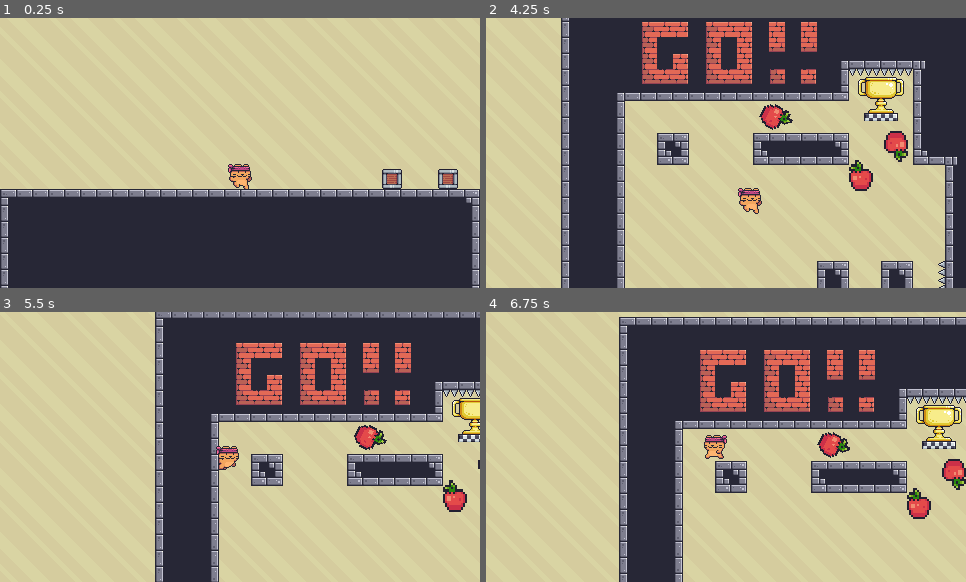
Above: before the commit, frames 1-4 (two rows, left to right).
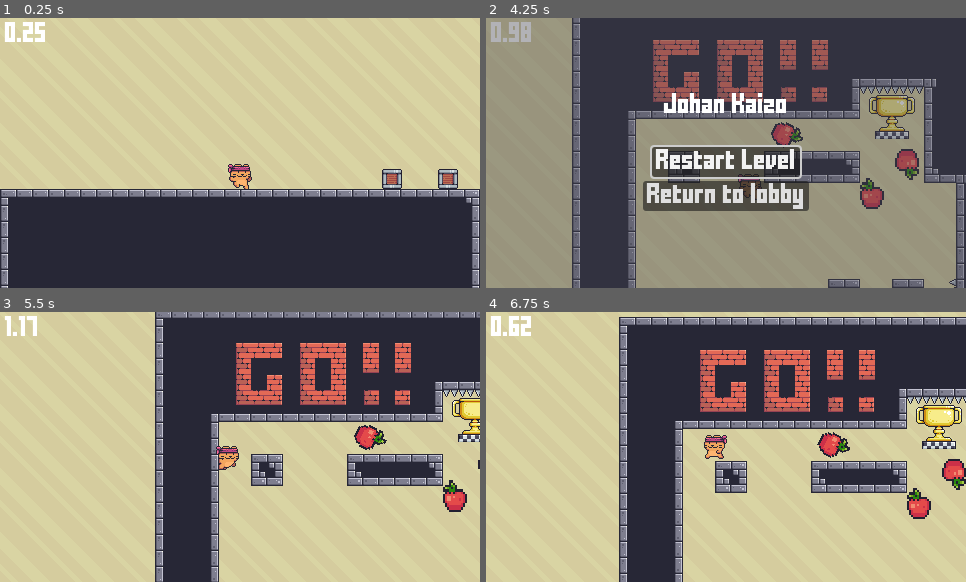
Above: after the commit, the same moments.

Repository: SnowyPeax/Community_Project_1_Johan
Game: Godot game, scene res://core/scenes/lobby.tscn
The game is run twice, just before and just after one commit, with the same random seed, the same clock (stepped at 60 frames per second) and the same inputs.
Inputs (mouse positions are in pixels of both pictures, inside the frame that each line leads up to):
- Up to frame 1 (0.25 s): no input
- Up to frame 2 (4.25 s): tap Enter (interact) at 0.5, 0.6, 1.35, 2.1, 2.85, 3.6 s; hold D (right) 0.53-2.03 s; tap Space (jump) at 0.77, 1.52, 3.02, 3.77 s; hold A (left) 2.03-2.78 s; hold D (right) from 2.78 s (still down); tap Escape (pause, bound only after the commit) at 4.15 s
- Up to frame 3 (5.5 s): release D (right) at 4.25 s; click (240, 455) at 4.25 s, where only the run after the commit has a clickable "Restart Level"; hold A (left) from 5.03 s (still down); tap Enter (interact) at 5.1 s; tap Space (jump) at 5.27 s
- Up to frame 4 (6.75 s): release A (left) at 5.78 s; hold D (right) 5.78-6.53 s; tap Enter (interact) at 5.85, 6.6 s; hold A (left) from 6.53 s (still down)

The runs differ from the first frame. In frame 1, 0.4% of the frame differs, in the area x 1-10%, y 1-9%; in frame 2, 77%, in the area x 0-100%, y 0-100%; in frame 3, 0.2%; in frame 4, 0.4%.

Commit message:
Added pause screen and visible timer
Also made timer stop when goal is hit

Diff:
--- a/core/gui/default_end_screen.gd
+++ b/core/gui/default_end_screen.gd
@@ -4,10 +4,14 @@
 
 func _ready():
 	$CenterContainer/VBoxContainer/LevelNameLabel.text = get_tree().current_scene.name
-	$CenterContainer/VBoxContainer/TimeLabel.text = "in " + str(round(Levelmanager.time_elapsed)) + " seconds!"
-
+	$CenterContainer/VBoxContainer/TimeLabel.text = "in " + str(Levelmanager.get_time_elapsed()) + " seconds!"
 
 
 func _on_button_pressed():
-	get_tree().change_scene_to_file("res://core/scenes/lobby.tscn")
+	Levelmanager.go_to_lobby()
 	queue_free()
+
+
+func _on_button_2_pressed():
+	Levelmanager.reload_scene()
+	queue_free()
--- a/core/gui/default_end_screen.tscn
+++ b/core/gui/default_end_screen.tscn
@@ -4,7 +4,7 @@
 
 [sub_resource type="Animation" id="Animation_n7tdw"]
 resource_name = "fade_in"
-length = 2.0
+length = 4.0
 tracks/0/type = "value"
 tracks/0/imported = false
 tracks/0/enabled = true
@@ -29,6 +29,20 @@
 "update": 0,
 "values": [Color(1, 1, 1, 0), Color(1, 1, 1, 0), Color(1, 1, 1, 1)]
 }
+tracks/2/type = "method"
+tracks/2/imported = false
+tracks/2/enabled = true
+tracks/2/path = NodePath("CenterContainer/VBoxContainer/Button2")
+tracks/2/interp = 1
+tracks/2/loop_wrap = true
+tracks/2/keys = {
+"times": PackedFloat32Array(4),
+"transitions": PackedFloat32Array(1),
+"values": [{
+"args": [],
+"method": &"grab_focus"
+}]
+}
 
 [sub_resource type="AnimationLibrary" id="AnimationLibrary_nmm7k"]
 _data = {
@@ -36,15 +50,18 @@
 }
 
 [node name="default_end_screen" type="CanvasLayer"]
+layer = 2
 script = ExtResource("1_i3m1c")
 
 [node name="ColorRect" type="ColorRect" parent="."]
+self_modulate = Color(1, 1, 1, 0)
 custom_minimum_size = Vector2(480, 270)
 offset_right = 40.0
 offset_bottom = 40.0
 color = Color(0.262745, 0.262745, 0.309804, 0.411765)
 
 [node name="CenterContainer" type="CenterContainer" parent="."]
+modulate = Color(1, 1, 1, 0)
 custom_minimum_size = Vector2(480, 270)
 offset_right = 40.0
 offset_bottom = 40.0
@@ -76,6 +93,11 @@
 layout_mode = 2
 horizontal_alignment = 1
 
+[node name="Button2" type="Button" parent="CenterContainer/VBoxContainer"]
+layout_mode = 2
+size_flags_horizontal = 4
+text = "Retry level"
+
 [node name="Button" type="Button" parent="CenterContainer/VBoxContainer"]
 layout_mode = 2
 size_flags_horizontal = 4
@@ -87,4 +109,5 @@
 "": SubResource("AnimationLibrary_nmm7k")
 }
 
+[connection signal="pressed" from="CenterContainer/VBoxContainer/Button2" to="." method="_on_button_2_pressed"]
 [connection signal="pressed" from="CenterContainer/VBoxContainer/Button" to="." method="_on_button_pressed"]
--- /dev/null
+++ b/core/gui/overlay.gd
@@ -0,0 +1,8 @@
+extends CanvasLayer
+
+
+func _process(delta):
+	if Levelmanager.time_elapsed > 0:
+		$Label.text = str(Levelmanager.get_time_elapsed())
+	else:
+		$Label.text = ""
--- /dev/null
+++ b/core/gui/overlay.tscn
@@ -0,0 +1,13 @@
+[gd_scene load_steps=2 format=3 uid="uid://djfumufr3hun3"]
+
+[ext_resource type="Script" path="res://core/gui/overlay.gd" id="1_lm0g0"]
+
+[node name="Overlay" type="CanvasLayer"]
+script = ExtResource("1_lm0g0")
+
+[node name="Label" type="Label" parent="."]
+offset_left = 5.0
+offset_top = 6.0
+offset_right = 97.0
+offset_bottom = 31.0
+text = "time"
--- /dev/null
+++ b/core/gui/pause_screen.gd
@@ -0,0 +1,26 @@
+extends CanvasLayer
+
+
+# Called when the node enters the scene tree for the first time.
+func _ready():
+	$CenterContainer/VBoxContainer/LevelNameLabel.text = get_tree().current_scene.name
+	$CenterContainer/VBoxContainer/Button2.grab_focus()
+	get_tree().paused = true
+
+
+
+func _on_button_pressed():
+	Levelmanager.go_to_lobby()
+	get_tree().paused = false
+	queue_free()
+
+
+func _on_button_2_pressed():
+	Levelmanager.reload_scene()
+	get_tree().paused = false
+	queue_free()
+
+func _input(event):
+	if event.is_action_pressed("pause") and Levelmanager.is_paused:
+		get_tree().paused = false
+		queue_free()
--- /dev/null
+++ b/core/gui/pause_screen.tscn
@@ -0,0 +1,44 @@
+[gd_scene load_steps=2 format=3 uid="uid://fwruj0v5dudu"]
+
+[ext_resource type="Script" path="res://core/gui/pause_screen.gd" id="1_wsjlv"]
+
+[node name="Pause screen" type="CanvasLayer"]
+process_mode = 3
+layer = 3
+script = ExtResource("1_wsjlv")
+
+[node name="ColorRect" type="ColorRect" parent="."]
+custom_minimum_size = Vector2(480, 270)
+offset_right = 40.0
+offset_bottom = 40.0
+color = Color(0.262745, 0.262745, 0.309804, 0.411765)
+
+[node name="CenterContainer" type="CenterContainer" parent="."]
+custom_minimum_size = Vector2(480, 270)
+offset_right = 40.0
+offset_bottom = 40.0
+
+[node name="VBoxContainer" type="VBoxContainer" parent="CenterContainer"]
+layout_mode = 2
+
+[node name="LevelNameLabel" type="Label" parent="CenterContainer/VBoxContainer"]
+layout_mode = 2
+text = "LEVELNAME"
+horizontal_alignment = 1
+
+[node name="TimeLabel2" type="Label" parent="CenterContainer/VBoxContainer"]
+layout_mode = 2
+horizontal_alignment = 1
+
+[node name="Button2" type="Button" parent="CenterContainer/VBoxContainer"]
+layout_mode = 2
+size_flags_horizontal = 4
+text = "Restart Level"
+
+[node name="Button" type="Button" parent="CenterContainer/VBoxContainer"]
+layout_mode = 2
+size_flags_horizontal = 4
+text = "Return to lobby"
+
+[connection signal="pressed" from="CenterContainer/VBoxContainer/Button2" to="." method="_on_button_2_pressed"]
+[connection signal="pressed" from="CenterContainer/VBoxContainer/Button" to="." method="_on_button_pressed"]
--- a/core/player/player_controller.gd
+++ b/core/player/player_controller.gd
@@ -38,10 +38,11 @@
 	velocity.y += gravity * delta
 
 func die():
-	get_tree().reload_current_scene()
+	print("Player died!")
+	Levelmanager.reload_scene()
 	Levelmanager.time_elapsed = 0
 
-func _input(event):
+func _input(_event):
 	dir = Input.get_vector("left", "right", "up", "down")
 	dir = Vector2(round(dir.x), round(dir.y))
 
--- a/core/player/states/jump.gd
+++ b/core/player/states/jump.gd
@@ -34,6 +34,5 @@
 		player.velocity.y += player.gravity * delta * 1.3
 
 	if player.dir.x:
-		print(player.dir)
 		player.flip_h(player.dir.x < 0)
 	player.velocity.x += player.aerial_speed * player.dir.x * delta
--- a/core/scenes/base_level.gd
+++ b/core/scenes/base_level.gd
@@ -1,3 +1,6 @@
 extends Node2D
 
 class_name BaseLevel
+
+func _ready():
+	Levelmanager.start_time()
--- a/core/singletons/levelmanager.gd
+++ b/core/singletons/levelmanager.gd
@@ -1,16 +1,50 @@
 extends Node
 
-var home_scene : PackedScene = preload("res://core/scenes/test_scene.tscn")
+var home_scene : PackedScene = preload("res://core/scenes/lobby.tscn")
+
+var pause_scene = preload("res://core/gui/pause_screen.tscn")
+var is_paused = false
+
+var overlay = preload("res://core/gui/overlay.tscn")
 
 var time_elapsed = 0
+var is_timing = false
+
+func _ready():
+	get_tree().get_root().add_child.call_deferred(overlay.instantiate())
+
 
 func _process(delta):
-	time_elapsed += delta
+	if is_timing:
+		time_elapsed += delta
 
 func change_scene(scene : PackedScene):
 	get_tree().change_scene_to_packed(scene)
-	time_elapsed = 0
+
+func go_to_lobby():
+	get_tree().change_scene_to_packed(home_scene)
+
+func reload_scene():
+	get_tree().reload_current_scene()
 
 func display_default_end_screen():
 	var end_screen = load("res://core/gui/default_end_screen.tscn").instantiate()
 	get_tree().get_root().add_child(end_screen)
+
+func _input(event):
+	if event.is_action_pressed("pause"):
+		if !is_paused:
+			get_tree().get_root().add_child(pause_scene.instantiate())
+			is_paused = true
+		else:
+			is_paused = false
+
+func get_time_elapsed():
+	return round(time_elapsed * 100) / 100
+
+func start_time():
+	is_timing = true
+	time_elapsed = 0
+
+func stop_time():
+	is_timing = false
--- a/core/terrain/interactable/goal.gd
+++ b/core/terrain/interactable/goal.gd
@@ -5,6 +5,7 @@
 func _on_body_entered(body):
 	if body.name == "Player":
 		$AnimatedSprite2D.play("pressed")
+		Levelmanager.stop_time()
 
 
 func _on_animated_sprite_2d_animation_finished():
--- a/project.godot
+++ b/project.godot
@@ -32,6 +32,38 @@
 
 [input]
 
+ui_left={
+"deadzone": 0.5,
+"events": [Object(InputEventKey,"resource_local_to_scene":false,"resource_name":"","device":0,"window_id":0,"alt_pressed":false,"shift_pressed":false,"ctrl_pressed":false,"meta_pressed":false,"pressed":false,"keycode":4194319,"physical_keycode":0,"key_label":0,"unicode":0,"echo":false,"script":null)
+, Object(InputEventJoypadButton,"resource_local_to_scene":false,"resource_name":"","device":0,"button_index":13,"pressure":0.0,"pressed":false,"script":null)
+, Object(InputEventJoypadMotion,"resource_local_to_scene":false,"resource_name":"","device":0,"axis":0,"axis_value":-1.0,"script":null)
+, Object(InputEventKey,"resource_local_to_scene":false,"resource_name":"","device":-1,"window_id":0,"alt_pressed":false,"shift_pressed":false,"ctrl_pressed":false,"meta_pressed":false,"pressed":false,"keycode":0,"physical_keycode":65,"key_label":0,"unicode":97,"echo":false,"script":null)
+]
+}
+ui_right={
+"deadzone": 0.5,
+"events": [Object(InputEventKey,"resource_local_to_scene":false,"resource_name":"","device":0,"window_id":0,"alt_pressed":false,"shift_pressed":false,"ctrl_pressed":false,"meta_pressed":false,"pressed":false,"keycode":4194321,"physical_keycode":0,"key_label":0,"unicode":0,"echo":false,"script":null)
+, Object(InputEventJoypadButton,"resource_local_to_scene":false,"resource_name":"","device":0,"button_index":14,"pressure":0.0,"pressed":false,"script":null)
+, Object(InputEventJoypadMotion,"resource_local_to_scene":false,"resource_name":"","device":0,"axis":0,"axis_value":1.0,"script":null)
+, Object(InputEventKey,"resource_local_to_scene":false,"resource_name":"","device":-1,"window_id":0,"alt_pressed":false,"shift_pressed":false,"ctrl_pressed":false,"meta_pressed":false,"pressed":false,"keycode":0,"physical_keycode":68,"key_label":0,"unicode":100,"echo":false,"script":null)
+]
+}
+ui_up={
+"deadzone": 0.5,
+"events": [Object(InputEventKey,"resource_local_to_scene":false,"resource_name":"","device":0,"window_id":0,"alt_pressed":false,"shift_pressed":false,"ctrl_pressed":false,"meta_pressed":false,"pressed":false,"keycode":4194320,"physical_keycode":0,"key_label":0,"unicode":0,"echo":false,"script":null)
+, Object(InputEventJoypadButton,"resource_local_to_scene":false,"resource_name":"","device":0,"button_index":11,"pressure":0.0,"pressed":false,"script":null)
+, Object(InputEventJoypadMotion,"resource_local_to_scene":false,"resource_name":"","device":0,"axis":1,"axis_value":-1.0,"script":null)
+, Object(InputEventKey,"resource_local_to_scene":false,"resource_name":"","device":-1,"window_id":0,"alt_pressed":false,"shift_pressed":false,"ctrl_pressed":false,"meta_pressed":false,"pressed":false,"keycode":0,"physical_keycode":87,"key_label":0,"unicode":119,"echo":false,"script":null)
+]
+}
+ui_down={
+"deadzone": 0.5,
+"events": [Object(InputEventKey,"resource_local_to_scene":false,"resource_name":"","device":0,"window_id":0,"alt_pressed":false,"shift_pressed":false,"ctrl_pressed":false,"meta_pressed":false,"pressed":false,"keycode":4194322,"physical_keycode":0,"key_label":0,"unicode":0,"echo":false,"script":null)
+, Object(InputEventJoypadButton,"resource_local_to_scene":false,"resource_name":"","device":0,"button_index":12,"pressure":0.0,"pressed":false,"script":null)
+, Object(InputEventJoypadMotion,"resource_local_to_scene":false,"resource_name":"","device":0,"axis":1,"axis_value":1.0,"script":null)
+, Object(InputEventKey,"resource_local_to_scene":false,"resource_name":"","device":-1,"window_id":0,"alt_pressed":false,"shift_pressed":false,"ctrl_pressed":false,"meta_pressed":false,"pressed":false,"keycode":0,"physical_keycode":83,"key_label":0,"unicode":115,"echo":false,"script":null)
+]
+}
 up={
 "deadzone": 0.5,
 "events": [Object(InputEventKey,"resource_local_to_scene":false,"resource_name":"","device":-1,"window_id":0,"alt_pressed":false,"shift_pressed":false,"ctrl_pressed":false,"meta_pressed":false,"pressed":false,"keycode":0,"physical_keycode":87,"key_label":0,"unicode":119,"echo":false,"script":null)
@@ -69,6 +101,11 @@
 , Object(InputEventKey,"resource_local_to_scene":false,"resource_name":"","device":-1,"window_id":0,"alt_pressed":false,"shift_pressed":false,"ctrl_pressed":false,"meta_pressed":false,"pressed":false,"keycode":0,"physical_keycode":69,"key_label":0,"unicode":101,"echo":false,"script":null)
 ]
 }
+pause={
+"deadzone": 0.5,
+"events": [Object(InputEventKey,"resource_local_to_scene":false,"resource_name":"","device":-1,"window_id":0,"alt_pressed":false,"shift_pressed":false,"ctrl_pressed":false,"meta_pressed":false,"pressed":false,"keycode":0,"physical_keycode":4194305,"key_label":0,"unicode":0,"echo":false,"script":null)
+]
+}
 
 [layer_names]
 
Not shown: 1 places in core/terrain/autotiles.tres that only renumber resources
